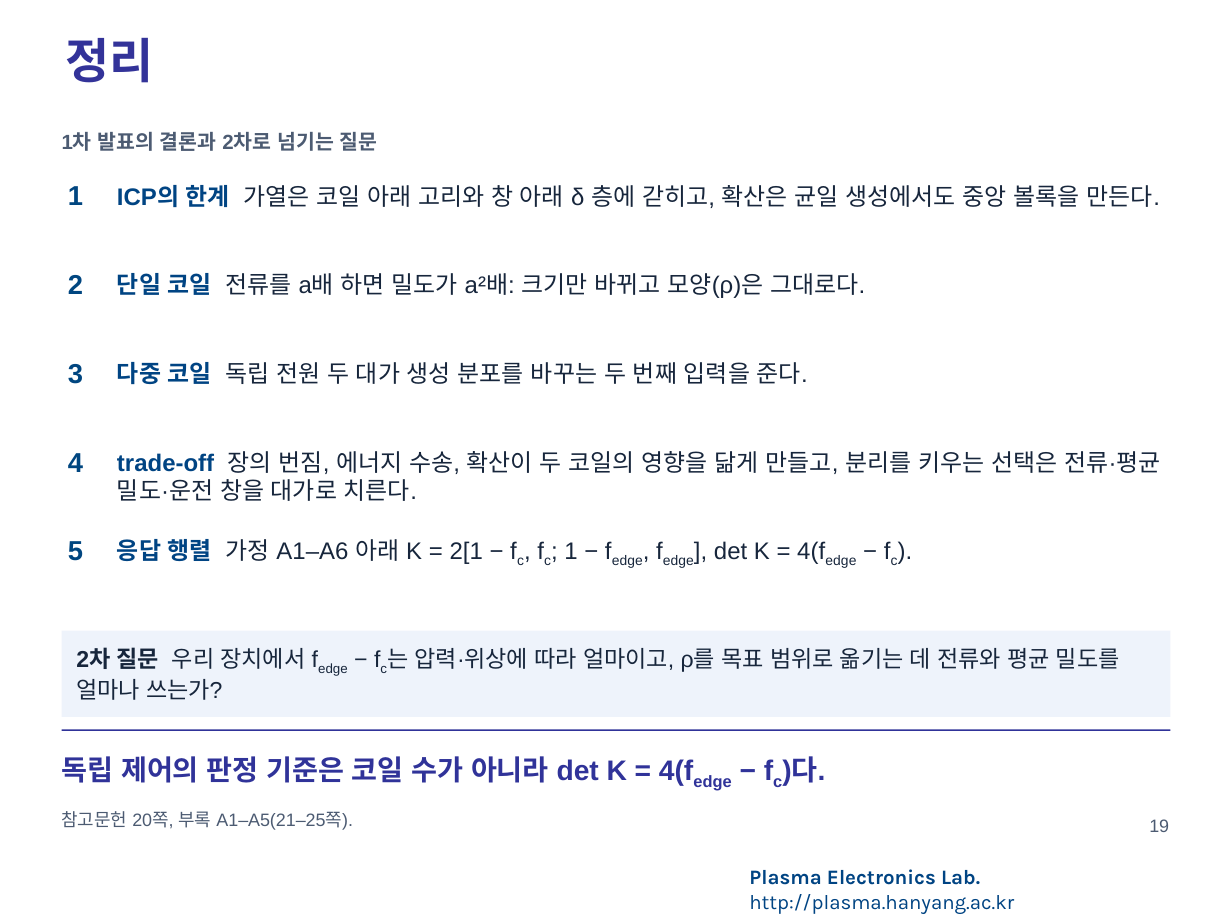
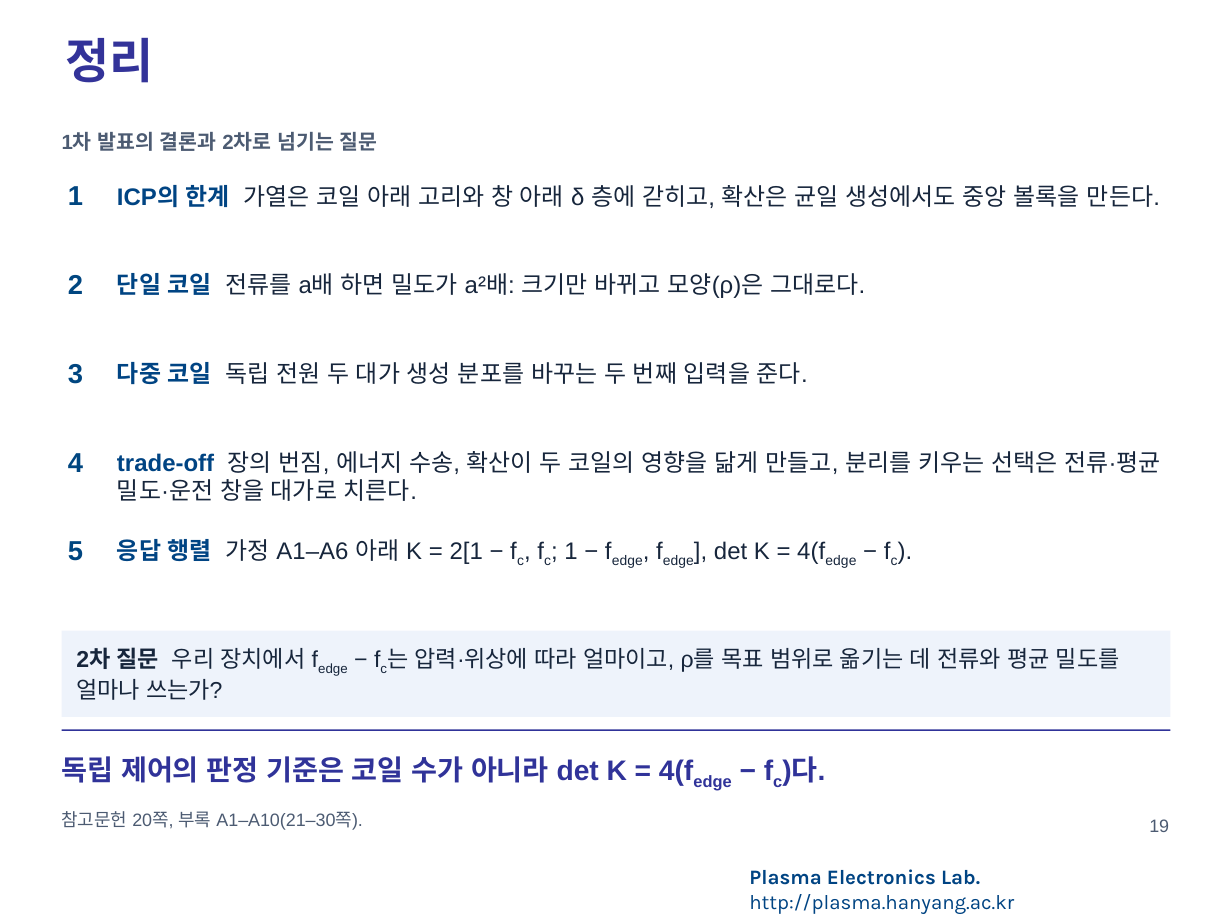
Before and after one commit to garlicjam-pyo/plasma, a slide deck: slide 19 of presentations/1차발표_재구성판.pptx. Drawn at 1232x924 pixels with LibreOffice and Linux fonts; fonts in the diff are those of the drawing; background and template pictures are left out. Boxes give left, top, right and bottom in pixels: in the first picture for what was removed or moved away, otherwise in the second. Text is boxed around its words. In the diff, an @@ line names an element or a change of style, - is before the commit and + after.

```diff
--- a/presentations/1차발표_재구성판.pptx
+++ b/presentations/1차발표_재구성판.pptx
@@ text at (x1=62, y1=811, x2=362, y2=830): text changed @@
-참고문헌 20쪽, 부록 A1–A5(21–25쪽).
+참고문헌 20쪽, 부록 A1–A10(21–30쪽).
```
Also in this commit, not shown: 18 other slides changed, 5 slides added, 21 other files.
